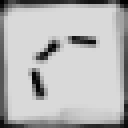
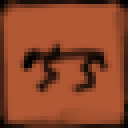
Revision of a layered 128×128 image; what changed, layer by layer:
hid group "NLRT" (15 layers) over [0, 8, 128, 124]
renamed "NLRT_full" to "NLRT_preset", showed the group it (11 layers) over [0, 0, 128, 128]
showed "canine", painted on it over [12, 40, 116, 96]
